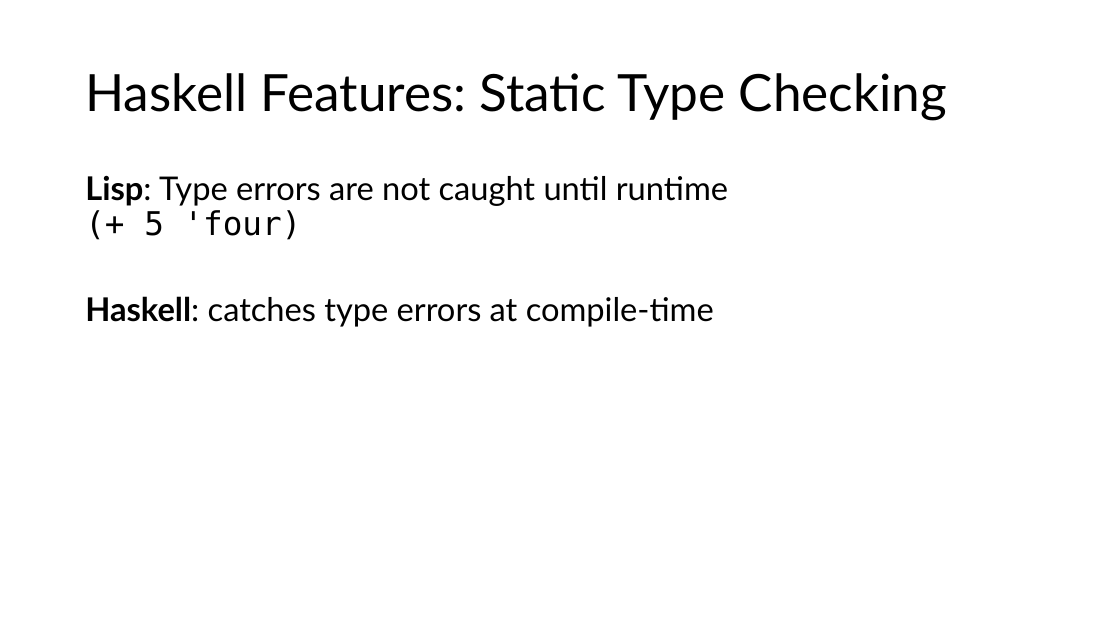
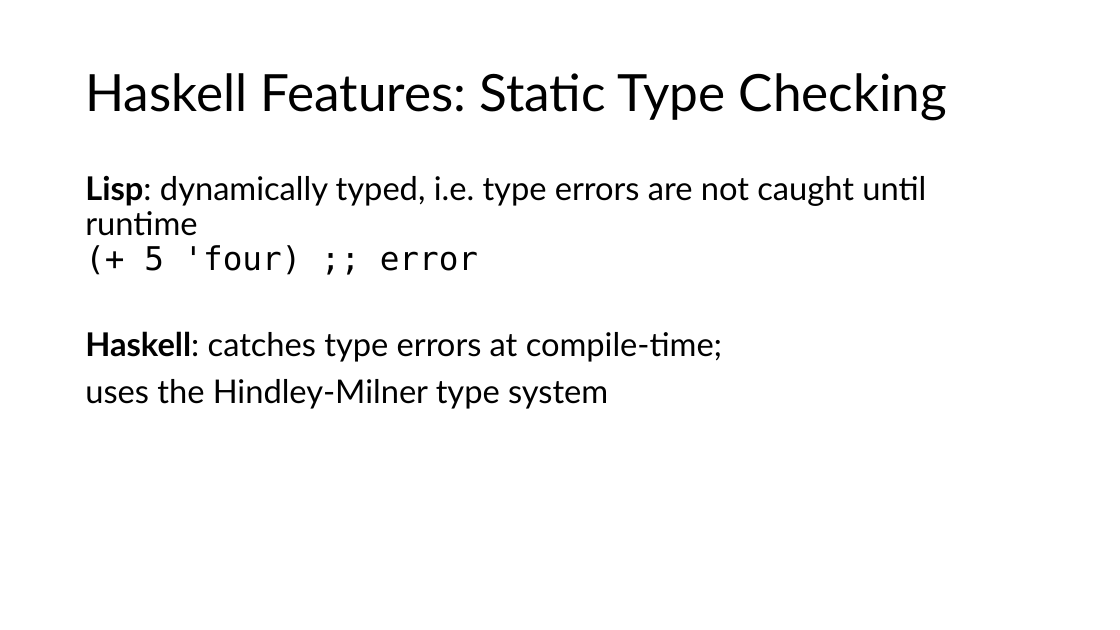
Before and after one commit to tjd1234/cmpt383fall2026, a slide deck: slide 9 of haskell/haskell_intro.pptx (slide 8 before the commit). Drawn at 1120x630 pixels with LibreOffice and Linux fonts; fonts in the diff are those of the drawing. Boxes give left, top, right and bottom in pixels: in the first picture for what was removed or moved away, otherwise in the second. Text is boxed around its words. In the diff, an @@ line names an element or a change of style, - is before the commit and + after.

```diff
--- a/haskell/haskell_intro.pptx
+++ b/haskell/haskell_intro.pptx
@@ text at box(85, 175, 926, 409): text changed @@
-Lisp: Type errors are not caught until runtime
-(+ 5 'four)
-Haskell: catches type errors at compile-time
+Lisp: dynamically typed, i.e. type errors are not caught until runtime
+(+ 5 'four) ;; error
+Haskell: catches type errors at compile-time;
+uses the Hindley-Milner type system
```
Also in this commit, not shown: 5 other slides changed, 3 slides added.
